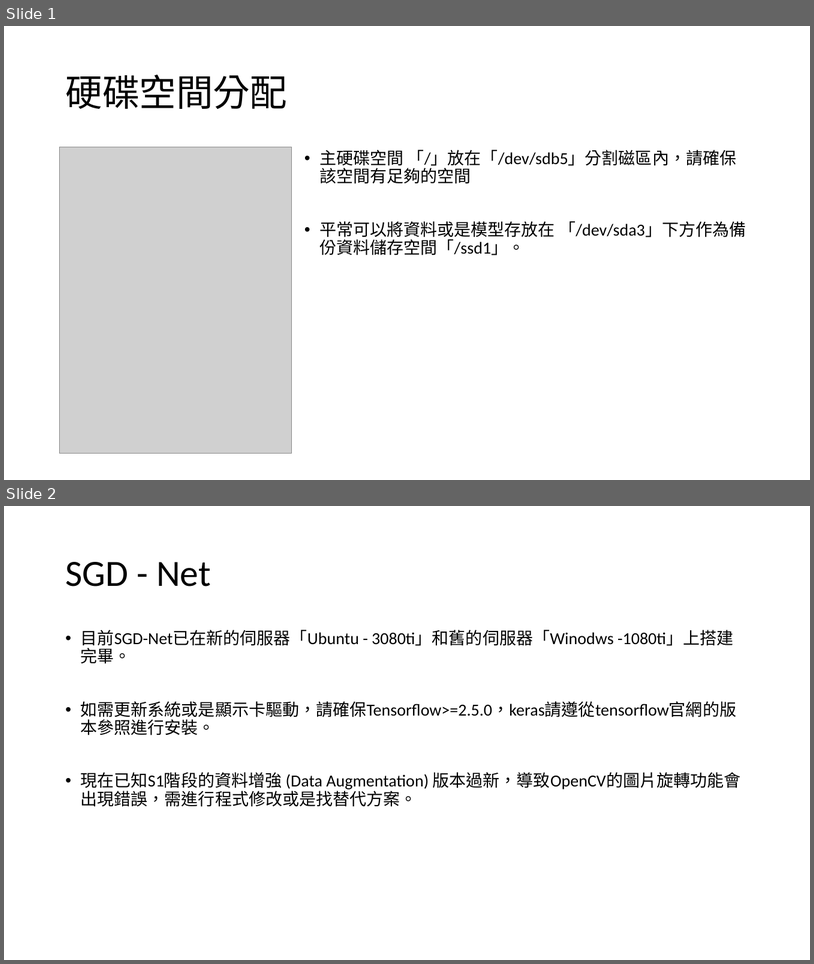
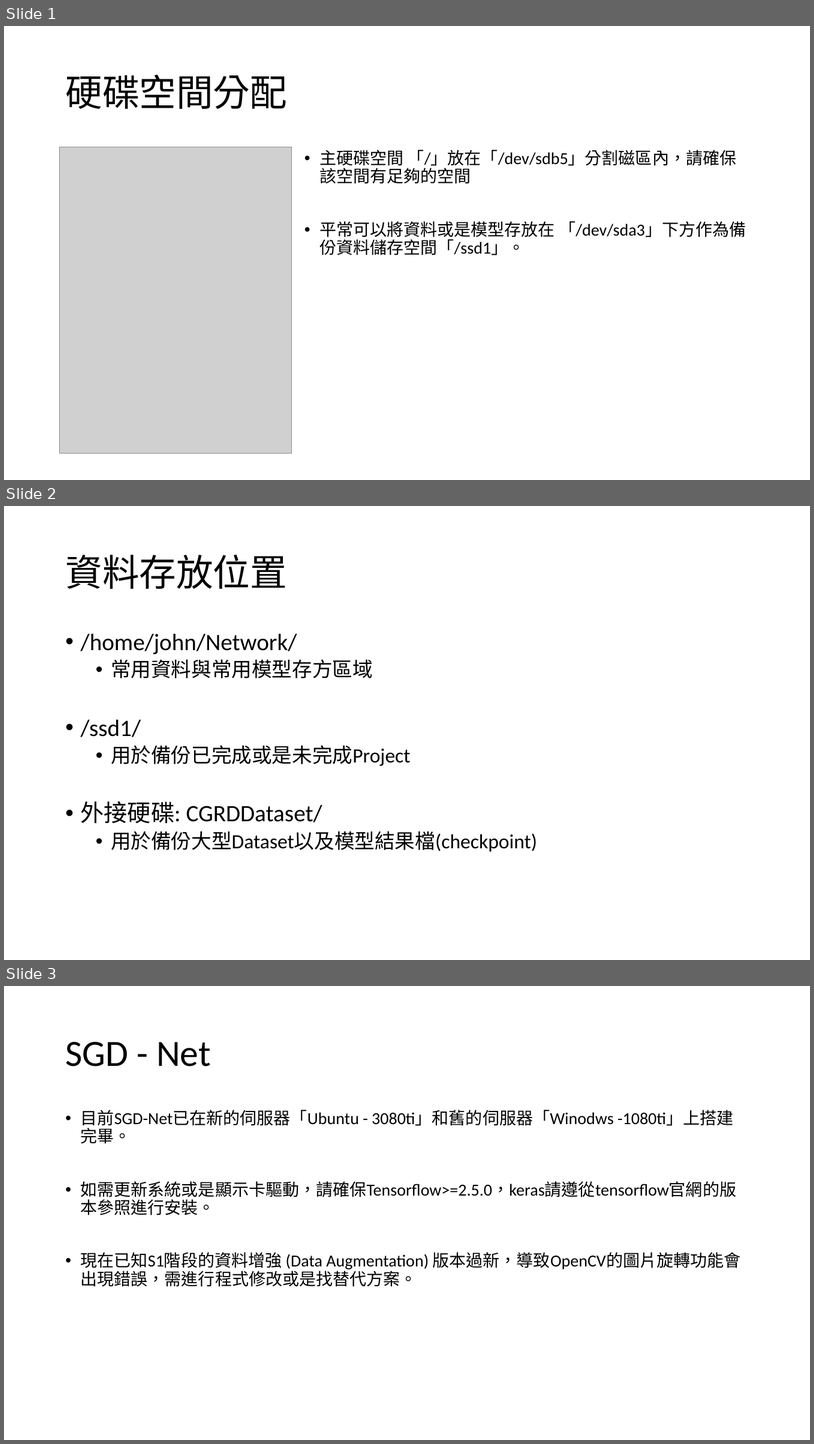
Before and after one commit to IlikeBB/CG-Project, a slide deck: 交接注意事項.pptx. Shown one above the other, each under a label of ours: slides 1 and 2 before the commit, slides 1, 2 and 3 after it. The pictures are 814x964 and 814x1444 pixels, drawn with LibreOffice and Linux fonts; fonts in the diff are those of the drawing; grey boxes stand for pictures. Boxes give left, top, right and bottom in pixels: in the first picture for what was removed or moved away, otherwise in the second. Text is boxed around its words. In the diff, an @@ line names an element or a change of style, - is before the commit and + after.

```diff
--- a/交接注意事項.pptx
+++ b/交接注意事項.pptx
@@ slide 2 added at [4, 506, 810, 960], background #FFFFFF @@
@@ title added at [65, 555, 287, 589], 44 pt, text #000000 @@
+資料存放位置
@@ text added at [81, 633, 537, 852], 24 pt, text #000000 @@
+• /home/john/Network/
+  • 常用資料與常用模型存方區域
+• /ssd1/
+  • 用於備份已完成或是未完成Project
+• 外接硬碟: CGRDDataset/
+  • 用於備份大型Dataset以及模型結果檔(checkpoint)
@@ what was slide 2 is now slide 3 @@
```
Also in this commit, not shown: 2 other files.
